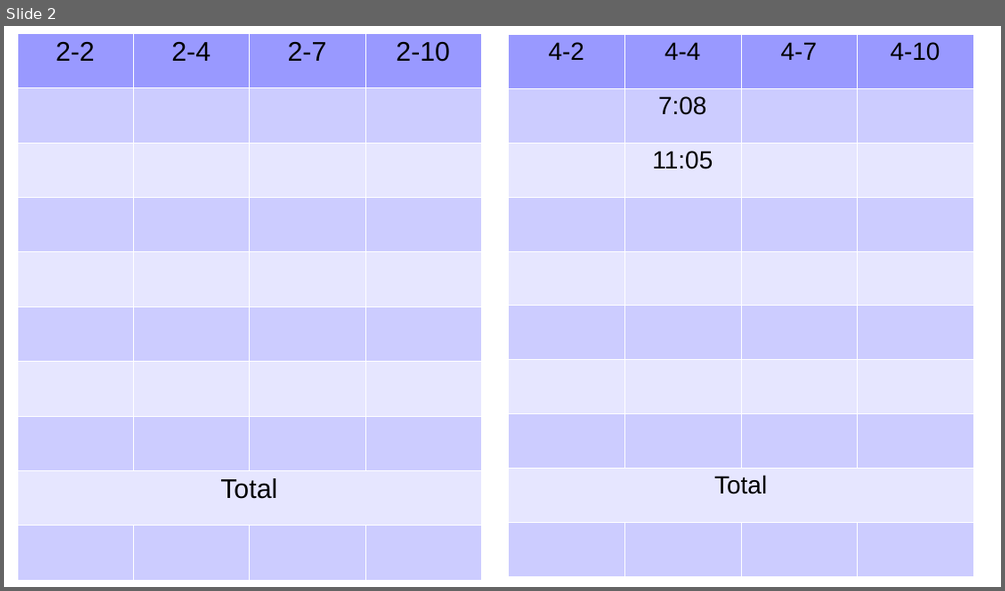
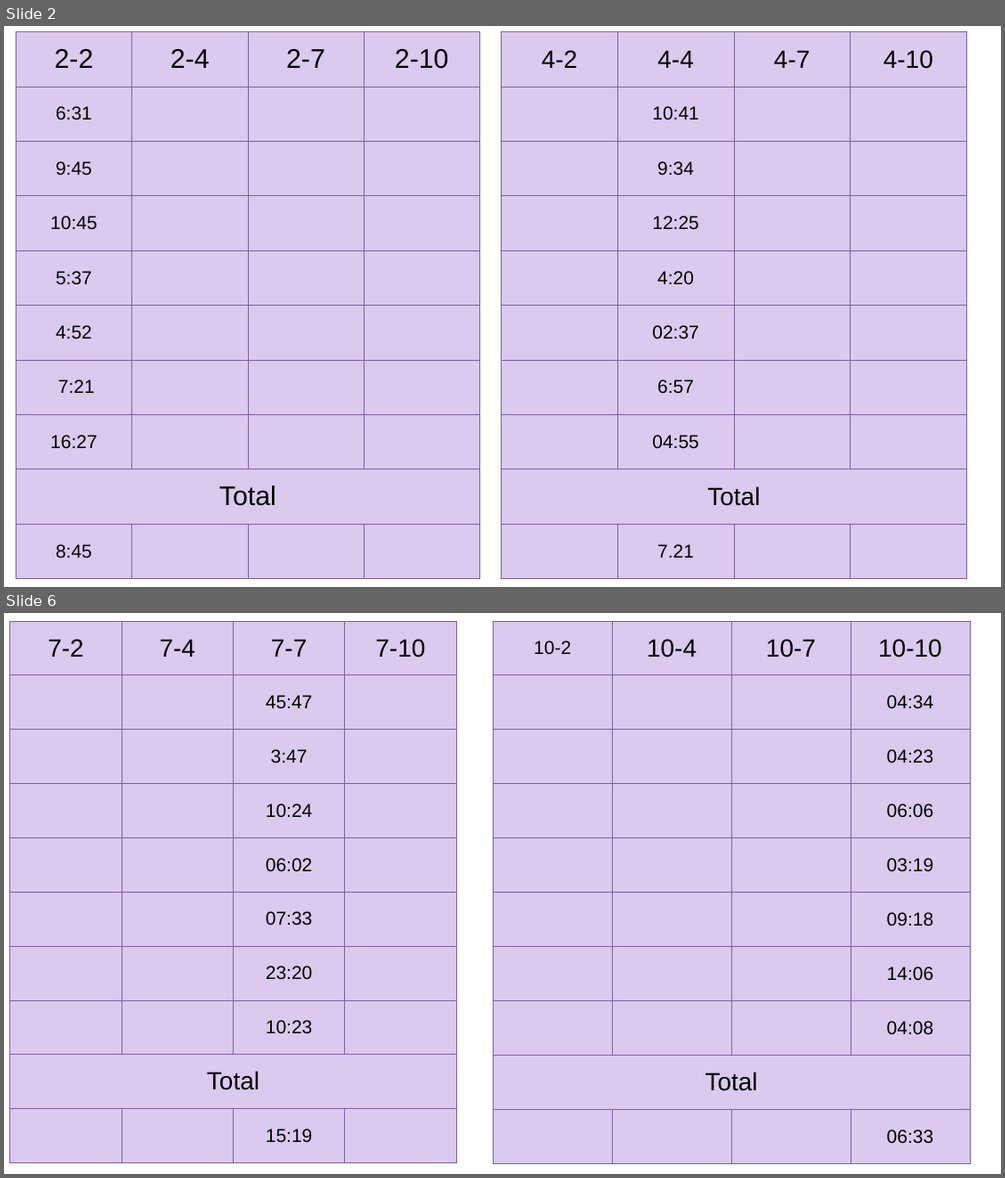
Before and after one commit to Jisha-George/AutonomousRoboticSystem, a slide deck: Test.pptx. Shown one above the other, each under a label of ours: slide 2 before the commit, slides 2 and 6 after it; the slides between them are not shown. The pictures are 1005x591 and 1005x1178 pixels, drawn with LibreOffice and Linux fonts; fonts in the diff are those of the drawing. Boxes give left, top, right and bottom in pixels: in the first picture for what was removed or moved away, otherwise in the second. Text is boxed around its words. In the diff, an @@ line names an element or a change of style, - is before the commit and + after.

```diff
--- a/Test.pptx
+++ b/Test.pptx
@@ slide 6 added at <box>4,613,1001,1174</box>, background #FFFFFF @@
@@ table added at <box>10,621,455,1163</box>, 10 rows, 4 columns @@
+7-2 | 7-4 | 7-7 | 7-10
+ |  | 45:47 | 
+ |  | 3:47 | 
+ |  | 10:24 | 
+ |  | 06:02 | 
+ |  | 07:33 | 
+ |  | 23:20 | 
+ |  | 10:23 | 
+Total |  |  | 
+ |  | 15:19 | 
@@ table added at <box>493,621,969,1164</box>, 10 rows, 4 columns @@
+10-2 | 10-4 | 10-7 | 10-10
+ |  |  | 04:34
+ |  |  | 04:23
+ |  |  | 06:06
+ |  |  | 03:19
+ |  |  | 09:18
+ |  |  | 14:06
+ |  |  | 04:08
+Total |  |  | 
+ |  |  | 06:33
@@ slide 2 changed as well @@
@@ table at <box>16,32,479,579</box> @@
-row 2, column 1: 
+row 2, column 1: 6:31
-row 3, column 1: 
+row 3, column 1: 9:45
-row 4, column 1: 
+row 4, column 1: 10:45
-row 5, column 1: 
+row 5, column 1: 5:37
-row 6, column 1: 
+row 6, column 1: 4:52
-row 7, column 1: 
+row 7, column 1: 7:21
-row 8, column 1: 
+row 8, column 1: 16:27
-row 10, column 1: 
+row 10, column 1: 8:45
@@ fill #9999FF to none in row 1 @@
@@ fill #CCCCFF to none in 5 cells @@
@@ fill #E6E6FF to none in 4 cells @@
@@ borders changed @@
@@ table at <box>502,32,966,579</box> @@
-row 2, column 2: 7:08
+row 2, column 2: 10:41
-row 3, column 2: 11:05
+row 3, column 2: 9:34
-row 4, column 2: 
+row 4, column 2: 12:25
-row 5, column 2: 
+row 5, column 2: 4:20
-row 6, column 2: 
+row 6, column 2: 02:37
-row 7, column 2: 
+row 7, column 2: 6:57
-row 8, column 2: 
+row 8, column 2: 04:55
-row 10, column 2: 
+row 10, column 2: 7.21
@@ fill #9999FF to none in row 1 @@
@@ fill #CCCCFF to none in 5 cells @@
@@ fill #E6E6FF to none in 4 cells @@
@@ borders changed @@
@@ table: place and size @@
-table at <box>508,34,972,576</box>
+table at <box>502,32,966,579</box>
```
Also in this commit, not shown: 2 other slides changed, 2 other slides added, 1 other file.
